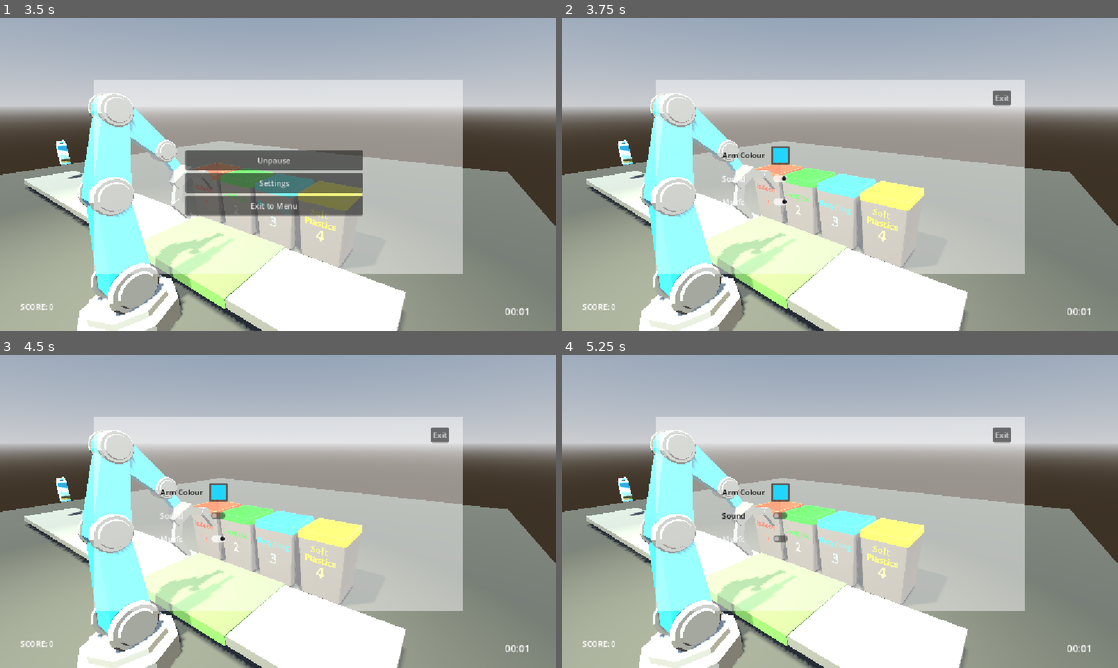
Above: before the commit, frames 1-4 (two rows, left to right).
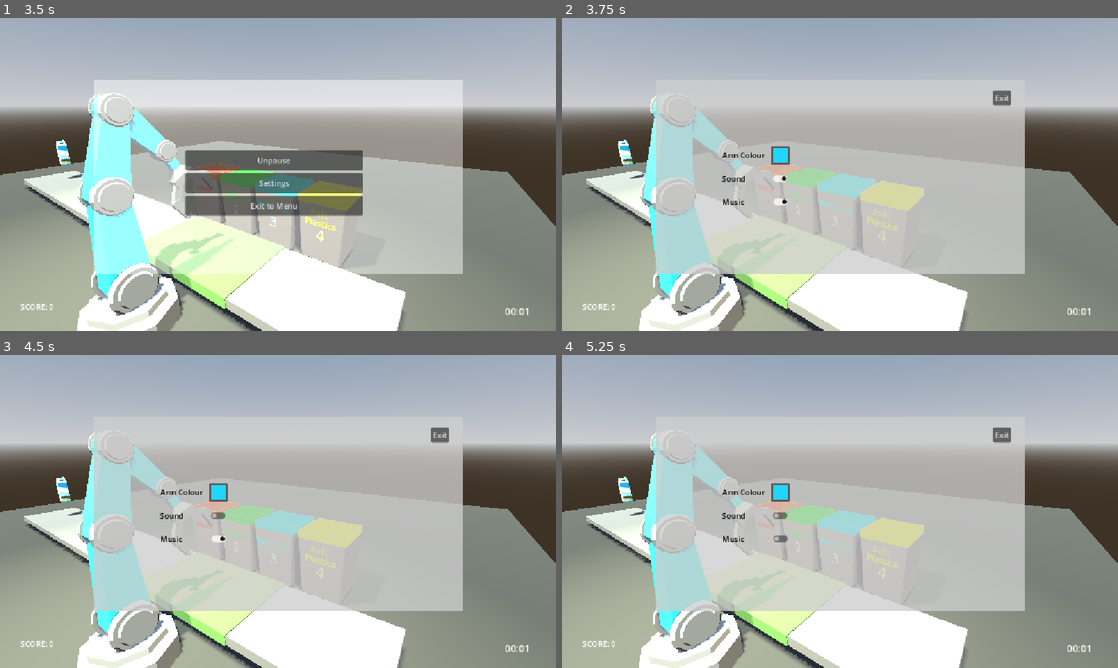
Above: after the commit, the same moments.

Repository: Helena-Schick/Recycling-game
Game: Godot game, scene res://scenes/main_menu.tscn
The game is run twice, just before and just after one commit, with the same random seed, the same clock (stepped at 60 frames per second) and the same inputs. The project has no main scene, so this scene is started directly.
Inputs:
- Up to frame 1 (3.5 s): click "Play" at 0.5 s; click "| |" at 1.25 s; click "Unpause" at 2 s; click "| |" at 2.75 s
- Up to frame 2 (3.75 s): click "Settings" at 3.5 s
- Up to frame 3 (4.5 s): click "Sound" at 4.25 s
- Up to frame 4 (5.25 s): click "Music" at 5 s

Frame 1 is identical in both runs. In frame 2, 15% of the frame differs, in the area x 16-84%, y 24-82%; in frame 3, 15%; in frame 4, 15%.

Commit message:
added animations to the score display

Diff:
--- a/recycling-game-main/scenes/level.tscn
+++ b/recycling-game-main/scenes/level.tscn
@@ -301,13 +301,102 @@
 [sub_resource type="BoxShape3D" id="BoxShape3D_b121j"]
 size = Vector3(6, 1, 2)
 
-[node name="level" type="Node3D" unique_id=447120380 node_paths=PackedStringArray("arm", "timer", "conveyor", "camera_a", "camera_b", "pause_menu", "pause_button", "time_display", "score_display", "feedback_display")]
+[sub_resource type="Animation" id="Animation_klq6b"]
+length = 0.001
+tracks/0/type = "value"
+tracks/0/imported = false
+tracks/0/enabled = true
+tracks/0/path = NodePath("CanvasLayer/score_label:scale")
+tracks/0/interp = 1
+tracks/0/loop_wrap = true
+tracks/0/keys = {
+"times": PackedFloat32Array(0),
+"transitions": PackedFloat32Array(1),
+"update": 0,
+"values": [Vector2(1, 1)]
+}
+tracks/1/type = "value"
+tracks/1/imported = false
+tracks/1/enabled = true
+tracks/1/path = NodePath("CanvasLayer/score_label:modulate")
+tracks/1/interp = 1
+tracks/1/loop_wrap = true
+tracks/1/keys = {
+"times": PackedFloat32Array(0),
+"transitions": PackedFloat32Array(1),
+"update": 0,
+"values": [Color(1, 1, 1, 1)]
+}
+
+[sub_resource type="Animation" id="Animation_b121j"]
+resource_name = "correct"
+tracks/0/type = "value"
+tracks/0/imported = false
+tracks/0/enabled = true
+tracks/0/path = NodePath("CanvasLayer/score_label:scale")
+tracks/0/interp = 1
+tracks/0/loop_wrap = true
+tracks/0/keys = {
+"times": PackedFloat32Array(0, 0.5, 1),
+"transitions": PackedFloat32Array(1, 1, 1),
+"update": 0,
+"values": [Vector2(1, 1), Vector2(1.25, 1.25), Vector2(1, 1)]
+}
+tracks/1/type = "value"
+tracks/1/imported = false
+tracks/1/enabled = true
+tracks/1/path = NodePath("CanvasLayer/score_label:modulate")
+tracks/1/interp = 1
+tracks/1/loop_wrap = true
+tracks/1/keys = {
+"times": PackedFloat32Array(0, 0.5, 1),
+"transitions": PackedFloat32Array(1, 1, 1),
+"update": 0,
+"values": [Color(1, 1, 1, 1), Color(0.5607117, 1, 0.5292202, 1), Color(1, 1, 1, 1)]
+}
+
+[sub_resource type="Animation" id="Animation_8c41q"]
+resource_name = "incorrect"
+tracks/0/type = "value"
+tracks/0/imported = false
+tracks/0/enabled = true
+tracks/0/path = NodePath("CanvasLayer/score_label:modulate")
+tracks/0/interp = 1
+tracks/0/loop_wrap = true
+tracks/0/keys = {
+"times": PackedFloat32Array(0, 0.5, 1),
+"transitions": PackedFloat32Array(1, 1, 1),
+"update": 0,
+"values": [Color(1, 1, 1, 1), Color(1, 0.47117496, 0.40316537, 1), Color(1, 1, 1, 1)]
+}
+tracks/1/type = "value"
+tracks/1/imported = false
+tracks/1/enabled = true
+tracks/1/path = NodePath("CanvasLayer/score_label:scale")
+tracks/1/interp = 1
+tracks/1/loop_wrap = true
+tracks/1/keys = {
+"times": PackedFloat32Array(0, 0.5, 1),
+"transitions": PackedFloat32Array(1, 1, 1),
+"update": 0,
+"values": [Vector2(1, 1), Vector2(1.25, 1.25), Vector2(1, 1)]
+}
+
+[sub_resource type="AnimationLibrary" id="AnimationLibrary_8c41q"]
+_data = {
+&"RESET": SubResource("Animation_klq6b"),
+&"correct": SubResource("Animation_b121j"),
+&"incorrect": SubResource("Animation_8c41q")
+}
+
+[node name="level" type="Node3D" unique_id=447120380 node_paths=PackedStringArray("arm", "timer", "conveyor", "camera_a", "camera_b", "animation", "pause_menu", "pause_button", "time_display", "score_display", "feedback_display")]
 script = ExtResource("1_mx8sn")
 arm = NodePath("arm")
 timer = NodePath("Timer")
 conveyor = NodePath("conveyer")
 camera_a = NodePath("Camera A")
 camera_b = NodePath("Camera B")
+animation = NodePath("AnimationPlayer")
 pause_menu = NodePath("CanvasLayer/pause_menu")
 pause_button = NodePath("CanvasLayer/pause")
 time_display = NodePath("CanvasLayer/time")
@@ -439,6 +528,8 @@
 anchor_right = 0.096354164
 anchor_bottom = 0.9398148
 offset_right = -8.0
+pivot_offset_ratio = Vector2(0.5, 0.5)
+theme_override_colors/font_color = Color(1, 1, 1, 1)
 text = "SCORE: 0"
 metadata/_edit_use_anchors_ = true
 
@@ -556,6 +647,10 @@
 [node name="level_timer" type="Timer" parent="." unique_id=532932103]
 autostart = true
 
+[node name="AnimationPlayer" type="AnimationPlayer" parent="." unique_id=1224575921]
+libraries/ = SubResource("AnimationLibrary_8c41q")
+speed_scale = 2.2
+
 [connection signal="pressed" from="CanvasLayer/pause" to="." method="pause_game"]
 [connection signal="pressed" from="CanvasLayer/pause_menu/VBoxContainer/Resume" to="." method="_resume_game"]
 [connection signal="pressed" from="CanvasLayer/pause_menu/VBoxContainer/Settings" to="." method="_on_settings_pressed"]
--- a/recycling-game-main/scenes/settings_menu.tscn
+++ b/recycling-game-main/scenes/settings_menu.tscn
@@ -23,7 +23,7 @@
 anchor_top = 0.19753087
 anchor_right = 0.8333333
 anchor_bottom = 0.81635803
-color = Color(1, 1, 1, 0.47058824)
+color = Color(0.8039216, 0.8039216, 0.8039216, 0.78431374)
 metadata/_edit_use_anchors_ = true
 
 [node name="Button" type="Button" parent="." unique_id=1017718568]
@@ -64,6 +64,10 @@
 offset_right = 474.0
 offset_bottom = 348.0
 theme_override_colors/font_color = Color(0, 0, 0, 1)
+theme_override_colors/font_focus_color = Color(0, 0, 0, 1)
+theme_override_colors/font_pressed_color = Color(0, 0, 0, 1)
+theme_override_colors/font_hover_color = Color(0, 0, 0, 1)
+theme_override_colors/font_hover_pressed_color = Color(0, 0, 0, 1)
 text = "Sound"
 
 [node name="music" type="CheckButton" parent="." unique_id=1093428819]
@@ -73,6 +77,10 @@
 offset_right = 475.0
 offset_bottom = 396.0
 theme_override_colors/font_color = Color(0, 0, 0, 1)
+theme_override_colors/font_focus_color = Color(0, 0, 0, 1)
+theme_override_colors/font_pressed_color = Color(0, 0, 0, 1)
+theme_override_colors/font_hover_color = Color(0, 0, 0, 1)
+theme_override_colors/font_hover_pressed_color = Color(0, 0, 0, 1)
 text = "Music
 "
 
--- a/recycling-game-main/scripts/bin.gd
+++ b/recycling-game-main/scripts/bin.gd
@@ -8,8 +8,8 @@
 
 func _on_area_3d_body_entered(body: Node3D) -> void:
 	if body.bin == bin_number:
-		level.change_score(1)
+		level.change_score(level.ITEM_VALUE)
 	else:
-		level.change_score(-1)
+		level.change_score(-level.ITEM_VALUE)
 		level.show_feedback(body.text)
 	body.call_deferred("queue_free")
--- a/recycling-game-main/scripts/level.gd
+++ b/recycling-game-main/scripts/level.gd
@@ -4,7 +4,8 @@
 @export var timer : Node ## the timer for how long to show feedback for
 @export var conveyor : Node ## the conveyer belt node
 @export var camera_a : Node ## the main camera
-@export var camera_b : Node ## the second camera to switch to
+@export var camera_b : Node ## the second camera
+@export var animation : Node ## the animation player for the score display
 @export var pause_menu : Node ## the pause menu canvas layer
 @export var pause_button : Node ## the button that pauses the game
 @export var time_display : Node ## shows how long the user has been playing the level for
@@ -14,6 +15,9 @@
 @export var settings_menu : PackedScene ## the scene for the settings menu
 @export var main_menu_scene : PackedScene ## the main menu packed scene
 
+
+enum bin_type {RUBBISH, COMPOST, RECYCLING, SOFT_PLASTICS}
+const ITEM_VALUE : int = 10
 
 var score : int = 0
 var current_camera : int = 0
@@ -29,13 +33,13 @@
 func _unhandled_input(_event: InputEvent) -> void:
 	# handle inputs for controls
 	if Input.is_action_just_pressed("ui_1"):
-		_move_item(0)
+		_move_item(bin_type.RUBBISH)
 	if Input.is_action_just_pressed("ui_2"):
-		_move_item(1)
+		_move_item(bin_type.COMPOST)
 	if Input.is_action_just_pressed("ui_3"):
-		_move_item(2)
+		_move_item(bin_type.RECYCLING)
 	if Input.is_action_just_pressed("ui_4"):
-		_move_item(3)
+		_move_item(bin_type.SOFT_PLASTICS)
 
 	# switch the active camera when the space bar is pressed
 	if Input.is_action_just_pressed("ui_spacebar"):
@@ -86,6 +90,10 @@
 	if score < 0:
 		score = 0
 	score_display.text = "SCORE: " + str(score)
+	if value > 0:
+		animation.play("correct")
+	else:
+		animation.play("incorrect")
 
 
 func _on_settings_pressed() -> void:
@@ -103,7 +111,7 @@
 
 func _on_end_body_entered(body: Node3D) -> void:
 	body.call_deferred("queue_free")
-	change_score(-1)
+	change_score(-ITEM_VALUE)
 
 
 func _on_timer_timeout() -> void:
@@ -113,10 +121,10 @@
 ## increases the time display
 func _on_level_timer_timeout() -> void:
 	time += 1
+	var minutes = str(int(time / 60.0))
+	var seconds = str(time % 60)
 
 	# format time
-	var minutes = str(floor(time / 60))
-	var seconds = str(time % 60)
 	if len(seconds) == 1:
 		seconds = "0" + seconds
 	if len(minutes) == 1:
